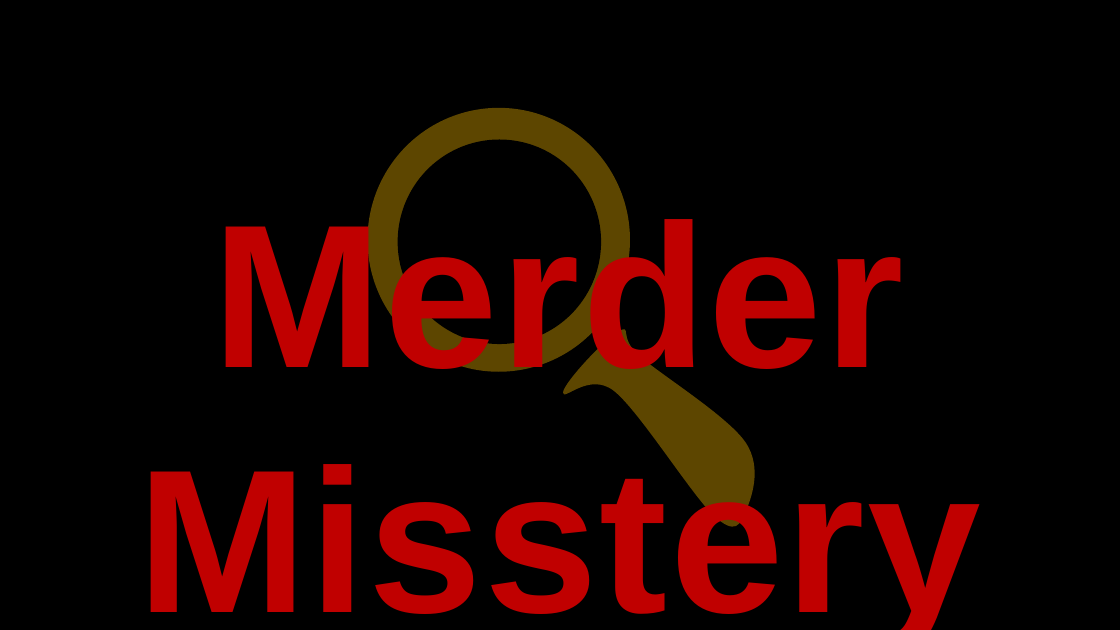
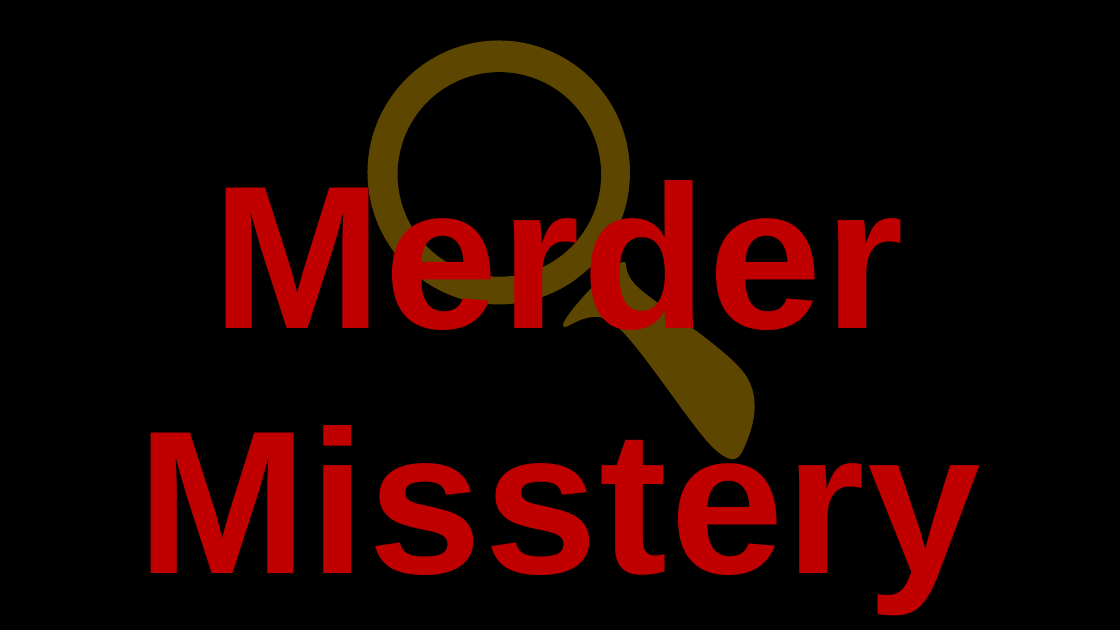
Before and after one commit to GrahamZugPitt/MerderMisstery, a slide deck: slide 1 of Art/Logo/Logo.pptx. Drawn at 1120x630 pixels with LibreOffice and Linux fonts; fonts in the diff are those of the drawing. Boxes give left, top, right and bottom in pixels: in the first picture for what was removed or moved away, otherwise in the second. Text is boxed around its words. In the diff, an @@ line names an element or a change of style, - is before the commit and + after.

Commit message:
updated blank template spacing

```diff
--- a/Art/Logo/Logo.pptx
+++ b/Art/Logo/Logo.pptx
@@ ellipse: place and size @@
-ellipse at bbox=[368, 108, 630, 371]
+ellipse at bbox=[368, 40, 630, 304]
@@ ellipse: place and size @@
-ellipse at bbox=[397, 139, 601, 344]
+ellipse at bbox=[397, 72, 601, 277]
@@ text "Merder Misstery" rewrapped from bbox=[138, 205, 981, 630] to bbox=[138, 166, 981, 610] @@
@@ freeform shape: place and size @@
-freeform shape at bbox=[563, 329, 755, 527]
+freeform shape at bbox=[563, 262, 755, 460]
```
